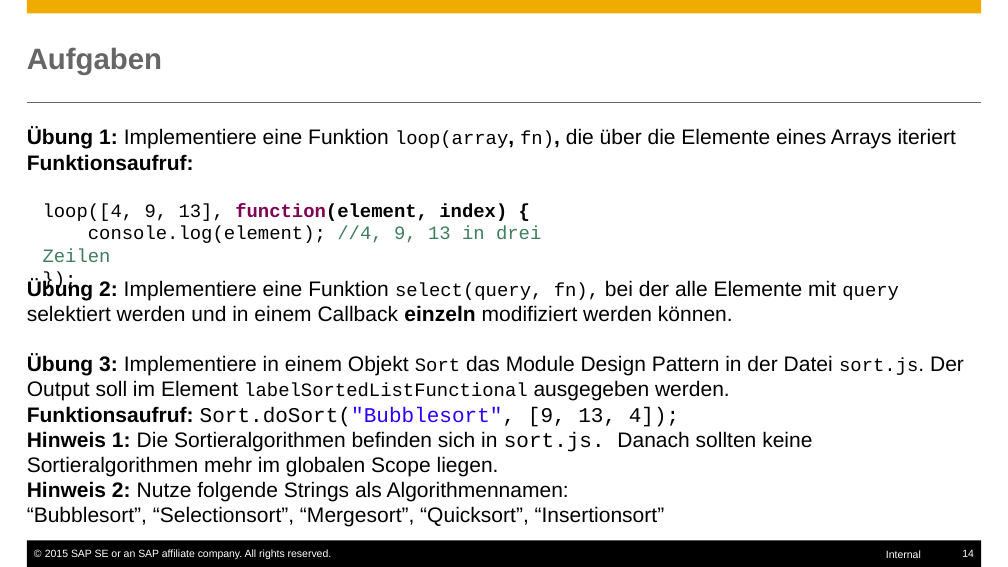
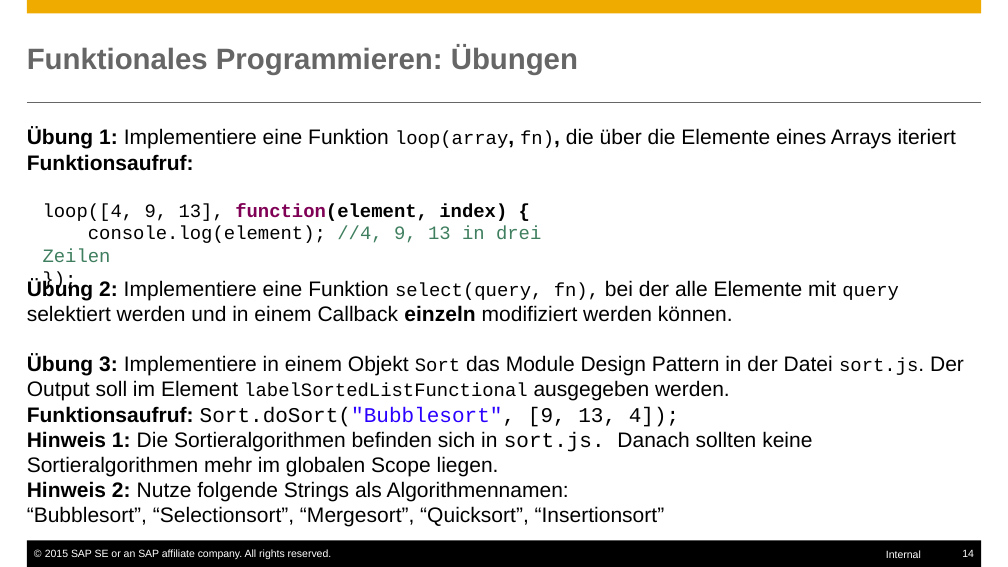
Before and after one commit to ofrendo/JSCrossCourse, a slide deck: slide 14 of OllisTeile.pptx. Drawn at 1008x567 pixels with LibreOffice and Linux fonts; fonts in the diff are those of the drawing. Boxes give left, top, right and bottom in pixels: in the first picture for what was removed or moved away, otherwise in the second. Text is boxed around its words. In the diff, an @@ line names an element or a change of style, - is before the commit and + after.

```diff
--- a/OllisTeile.pptx
+++ b/OllisTeile.pptx
@@ title at (27, 46, 578, 75): text changed @@
-Aufgaben
+Funktionales Programmieren: Übungen
```
Also in this commit, not shown: 1 other slide changed, 3 slides added, 1 slide removed.
